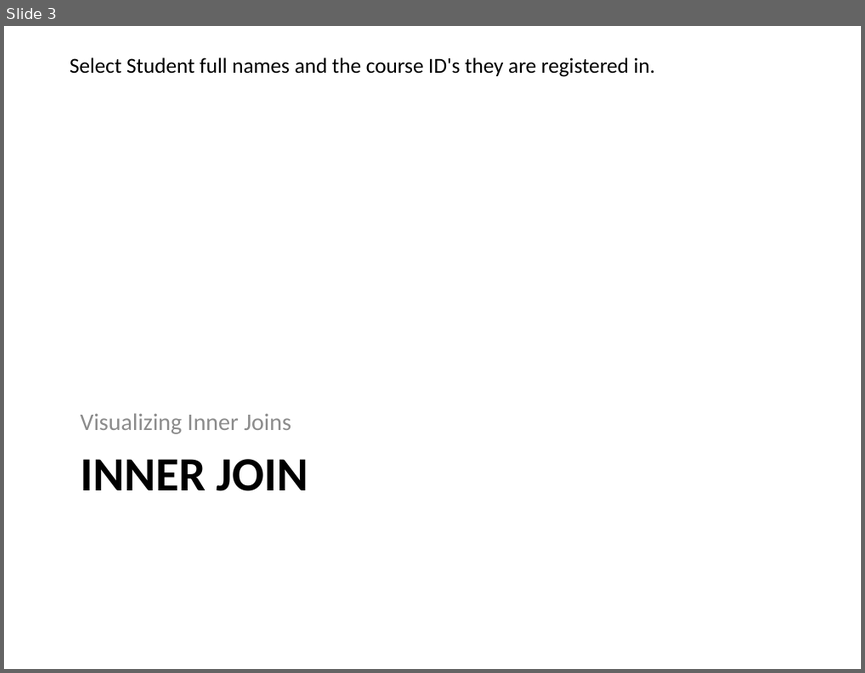
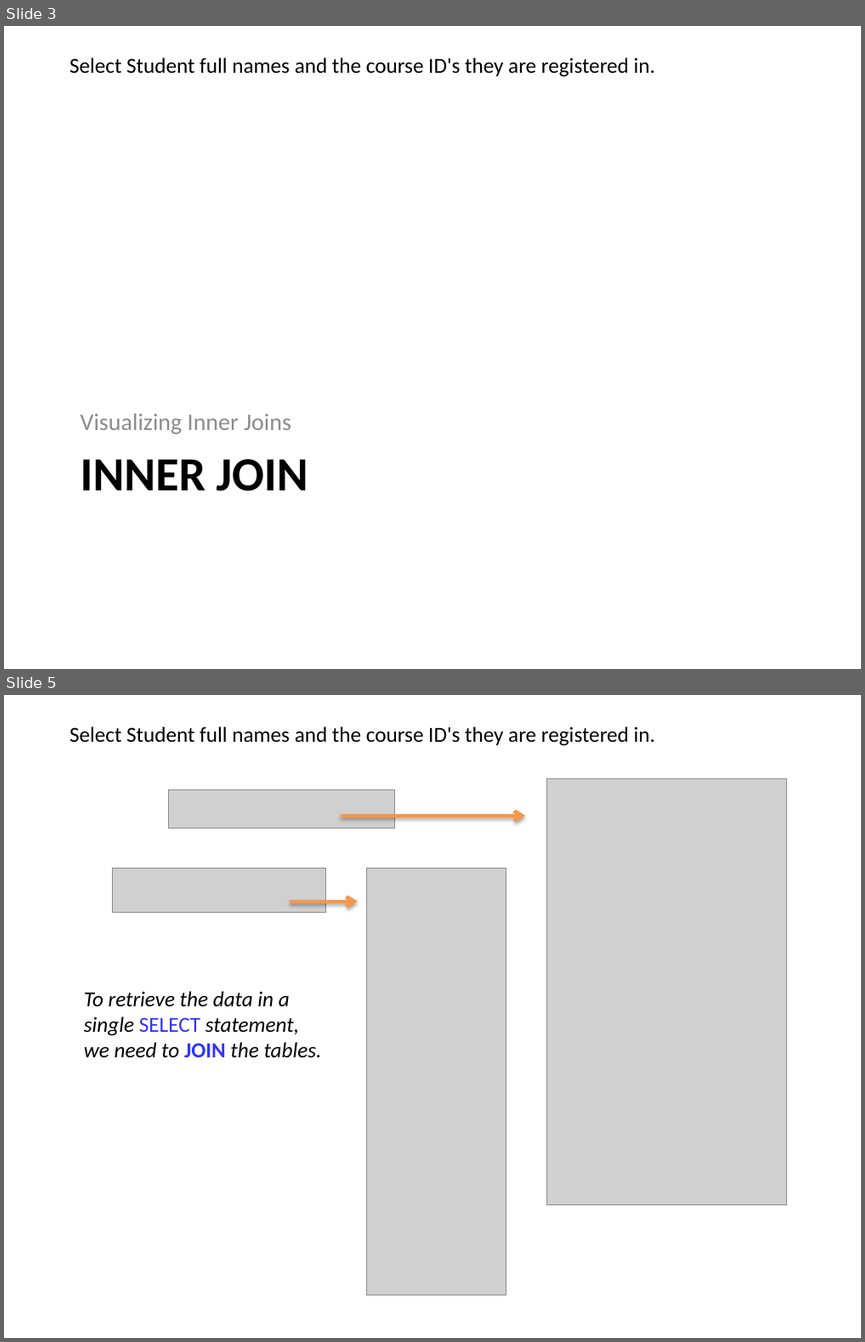
Before and after one commit to dgilleland/DMIT-1508-Workbook, a slide deck: SQL/Visualizing IQSchool SELECT Statements.pptx. Shown one above the other, each under a label of ours: slide 3 before the commit, slides 3 and 5 after it; the slides between them are not shown. The pictures are 865x673 and 865x1342 pixels, drawn with LibreOffice and Linux fonts; fonts in the diff are those of the drawing; grey boxes stand for pictures. Boxes give left, top, right and bottom in pixels: in the first picture for what was removed or moved away, otherwise in the second. Text is boxed around its words. In the diff, an @@ line names an element or a change of style, - is before the commit and + after.

```diff
--- a/SQL/Visualizing IQSchool SELECT Statements.pptx
+++ b/SQL/Visualizing IQSchool SELECT Statements.pptx
@@ slide 5 added at (4,695,861,1338), background #FFFFFF @@
@@ text added at (69,726,655,746), 18 pt, text #000000 @@
+Select Student full names and the course ID's they are registered in.
@@ picture added at (169,789,396,828) @@
@@ picture added at (546,779,786,1205) @@
@@ arrow added from (340, 816) to (525, 816), #F79646 3 pt @@
@@ picture added at (112,868,325,912) @@
@@ picture added at (366,868,506,1295) @@
@@ arrow added from (290, 902) to (358, 902), #F79646 3 pt @@
@@ text added at (84,991,322,1057), 18 pt, text #000000, italic @@
+To retrieve the data in a single SELECT statement, we need to JOIN the tables.
```
Also in this commit, not shown: 1 slide changed, 1 other slide added, 20 other files.
